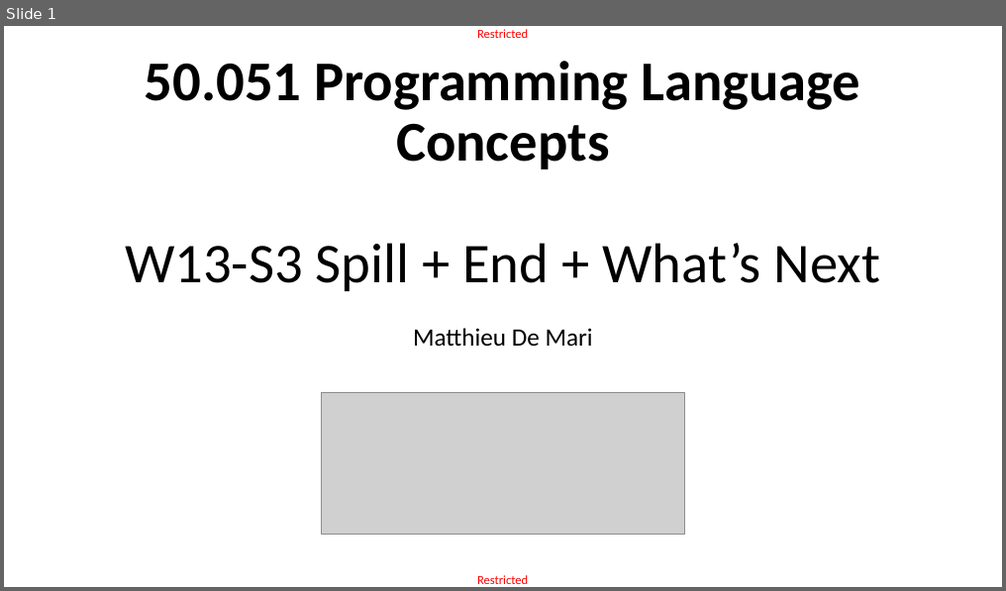
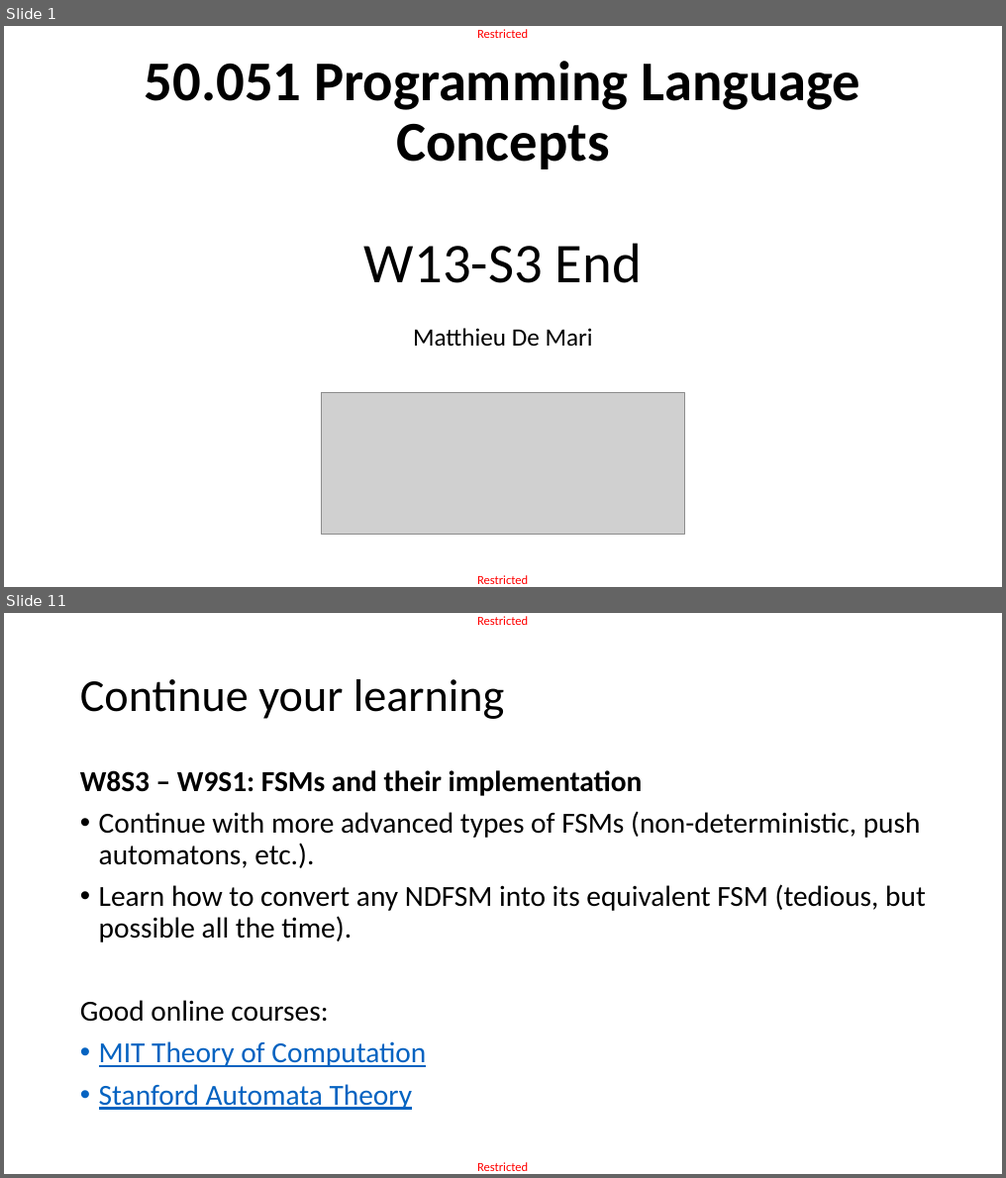
Before and after one commit to matthieudemari/SUTD_PLC_50_051, a slide deck: W13/W13S3/W13S3.pptx. Shown one above the other, each under a label of ours: slide 1 before the commit, slides 1 and 11 after it; the slides between them are not shown. The pictures are 1006x591 and 1006x1178 pixels, drawn with LibreOffice and Linux fonts; fonts in the diff are those of the drawing; grey boxes stand for pictures. Boxes give left, top, right and bottom in pixels: in the first picture for what was removed or moved away, otherwise in the second. Text is boxed around its words. In the diff, an @@ line names an element or a change of style, - is before the commit and + after.

```diff
--- a/W13/W13S3/W13S3.pptx
+++ b/W13/W13S3/W13S3.pptx
@@ slide 11 added at (4,613,1002,1174), background #FFFFFF; not listed: 2 template elements that a slide beside it also shows @@
@@ title added at (80,679,505,719), 44 pt, text #000000 @@
+Continue your learning
@@ text added at (80,770,926,1110), 28 pt, text #000000 @@
+W8S3 – W9S1: FSMs and their implementation
+• Continue with more advanced types of FSMs (non-deterministic, push automatons, etc.).
+• Learn how to convert any NDFSM into its equivalent FSM (tedious, but possible all the time).
+Good online courses:
+• MIT Theory of Computation
+• Stanford Automata Theory
@@ slide 1 changed as well @@
@@ title at (145,61,860,283): text changed @@
-50.051 Programming Language Concepts
-W13-S3 Spill + End + What’s Next
+50.051 Programming Language Concepts
+W13-S3 End
```
Also in this commit, not shown: 24 other slides added, 54 other files.
